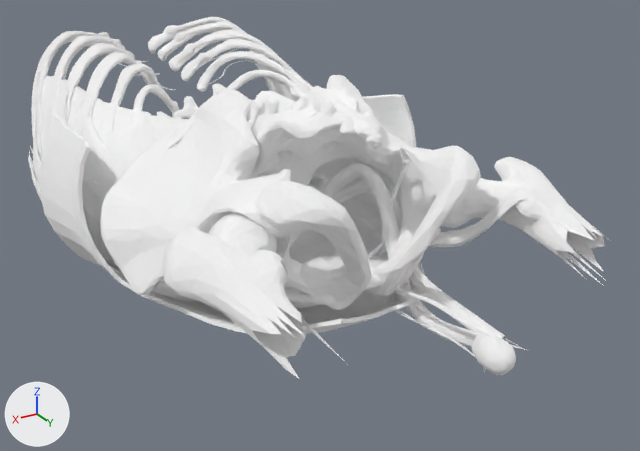
The glTF model apps/web/public/models/abdominal-wall.glb as it was, and as the next commit left it.
Both versions are drawn from a 50 mm camera at (314.0, -334.0, 162.0) aimed at (-40.0, -923.0, -133.0). Lighting does not change. The marker at lower left points along +X, +Y and +Z. The picture after the commit comes second. Where no turn or scale is listed for an object, it has been applied to the vertices. Vertices at exactly the same position are counted once.

The first picture shows 'ductus-deferens', 'epididymis', 'external-oblique', 'femoral-vessels', 'femurs', 'hip-bones', 'left-hypochondriac-region', 'left-lumbar-region', 'lower-ribs', 'psoas-major', 'sacrum', 'testis', 'transversalis-fascia', 'transversus-abdominis' and 23 more.
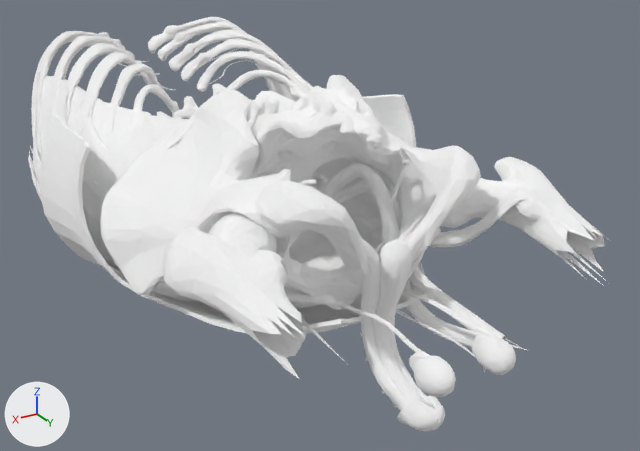
Where the newer file only moved an object's origin or applied its transform, the numbers keep the older frame.

Boxes [x1, y1, x2, y2] around the edits, measured in the pictures (640 x 451 px; the box of a moved part takes in the faces that stretch with it):
'corpora-cavernosa', added: after [361, 213, 429, 410]
'corpus-spongiosum', added: after [374, 239, 438, 421]
'testis', reshaped (140% wider, 55% taller): before [474, 336, 516, 375]; after [414, 336, 516, 397]
'ductus-deferens', reshaped (84% wider, 12% taller): before [382, 160, 497, 340]; after [284, 160, 497, 361]
'glans-penis', added: after [397, 395, 445, 431]
'epididymis', reshaped: before [472, 329, 494, 354]; after [409, 329, 494, 372]
'dorsal-arteries-of-penis', added (mostly hidden): after [359, 217, 421, 407]
'deep-dorsal-vein', added (mostly hidden): after [411, 392, 433, 405]
part 1 of me_testis, added: after [414, 356, 456, 397]
part 2 of me_epididymis, added: after [409, 352, 428, 372]
part 3 of me_ductus_deferens, added (mostly hidden): after [284, 180, 435, 361]
part 4 of me_ductus_deferens, moved or reshaped: before [395, 288, 418, 298]; after [402, 290, 418, 298]

The change, as a list of edits to the scene's bpy script:
```text
Change me_testis:
    remove me_testis.from_pydata(...)  # 429 vertices, 854 faces; spans x -10.5..10.5, y -14.7..14.7, z -11.4..11.4
    add me_testis.from_pydata(...)  # 682 vertices, 1356 faces; spans x -10.5..57.9, y -14.7..14.7, z -11.4..11.4
    me_testis part 1: a new loose piece of 341 vertices spanning x 36.9..57.9, y -14.7..14.7, z -11.4..11.4, in mat_part (white #ffffff)
    other edits to the shape of me_testis do not show in these pictures
Change me_epididymis:
    remove me_epididymis.from_pydata(...)  # 162 vertices, 320 faces; spans x -4.5..4.5, y -12.4..12.4, z -9.6..9.6
    add me_epididymis.from_pydata(...)  # 221 vertices, 434 faces; spans x -4.5..53.2, y -12.4..12.4, z -9.5..9.6
    me_epididymis part 2: a new loose piece of 111 vertices spanning x 44.3..53.2, y -12.4..12.4, z -9.5..9.6, in mat_part (white #ffffff)
    other edits to the shape of me_epididymis do not show in these pictures
Change me_ductus_deferens:
    remove me_ductus_deferens.from_pydata(...)  # 746 vertices, 1461 faces; spans x -19.0..19.0, y -80.0..80.0, z -46.0..46.0
    add me_ductus_deferens.from_pydata(...)  # 1492 vertices, 2922 faces; spans x -19.0..99.0, y -80.0..80.0, z -46.0..46.0
    me_ductus_deferens part 3: a new loose piece of 755 vertices spanning x 60.0..99.0, y -79.0..80.0, z -46.0..46.0, in mat_part (white #ffffff)
    me_ductus_deferens part 4: 8 vertices moved within x 16.0..18.0, y -30.0..-22.0, z -45.0..-42.0; 3 vertices removed from x 14.0..16.0, y -37.0..-11.0, z -46.0..-39.0; 1 vertex added at x 17.0, y -22.0, z -43.0
    other edits to the shape of me_ductus_deferens do not show in these pictures
Add ob_deep_dorsal_vein:
    ob_deep_dorsal_vein = bpy.data.objects.new('deep-dorsal-vein', me_deep_dorsal_vein)  # 591 vertices, 1178 faces; spans x -5.1..5.1, y -39.9..39.9, z -38.3..38.3; in mat_part (white #ffffff)
    ob_deep_dorsal_vein.location = (0.0, -754.1, -140.6)
Add ob_dorsal_arteries_of_penis:
    ob_dorsal_arteries_of_penis = bpy.data.objects.new('dorsal-arteries-of-penis', me_dorsal_arteries_of_penis)  # 1985 vertices, 3954 faces; spans x -26.3..26.3, y -28.1..28.1, z -64.0..64.0; in mat_part (white #ffffff)
    ob_dorsal_arteries_of_penis.location = (0.0, -761.2, -130.2)
Add ob_glans_penis:
    ob_glans_penis = bpy.data.objects.new('glans-penis', me_glans_penis)  # 693 vertices, 1371 faces; spans x -14.8..14.8, y -15.2..15.2, z -12.4..12.4; in mat_part (white #ffffff)
    ob_glans_penis.location = (-0.7, -722.9, -188.5)
Add ob_corpus_spongiosum:
    ob_corpus_spongiosum = bpy.data.objects.new('corpus-spongiosum', me_corpus_spongiosum)  # 290 vertices, 576 faces; spans x -10.6..10.6, y -35.6..35.6, z -56.1..56.1; in mat_part (white #ffffff)
    ob_corpus_spongiosum.location = (-0.7, -744.6, -131.1)
Add ob_corpora_cavernosa:
    ob_corpora_cavernosa = bpy.data.objects.new('corpora-cavernosa', me_corpora_cavernosa)  # 648 vertices, 1268 faces; spans x -31.6..31.6, y -40.1..40.1, z -65.6..65.6; in mat_part (white #ffffff)
    ob_corpora_cavernosa.location = (-0.5, -748.5, -130.1)
```
